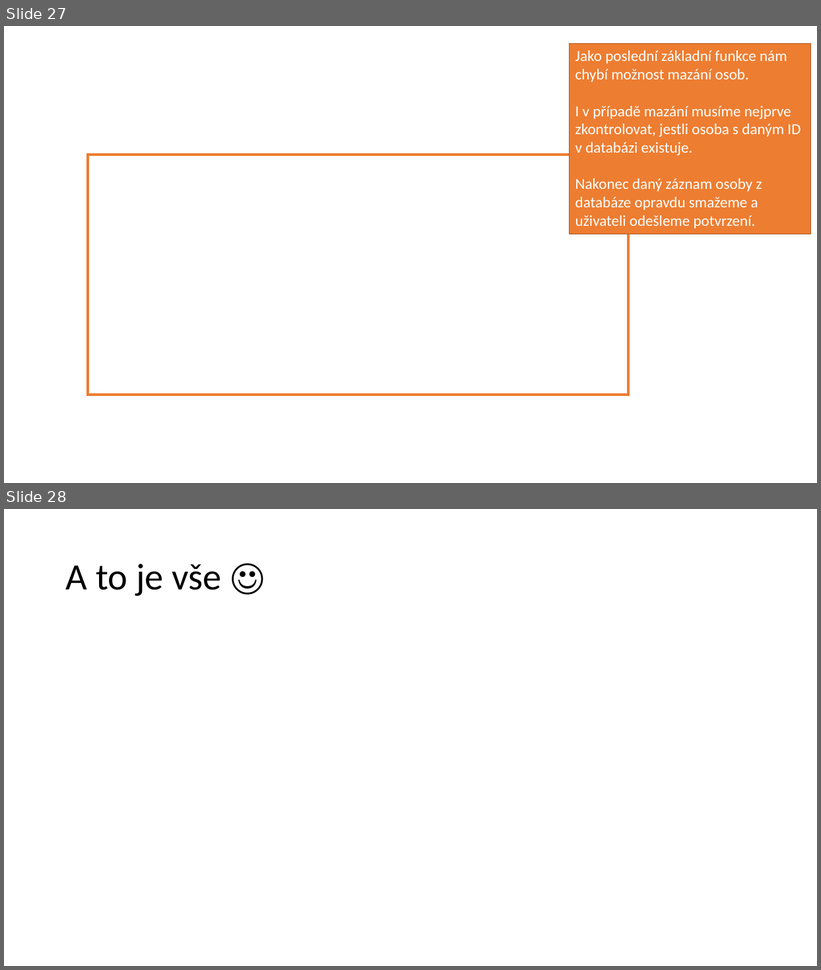
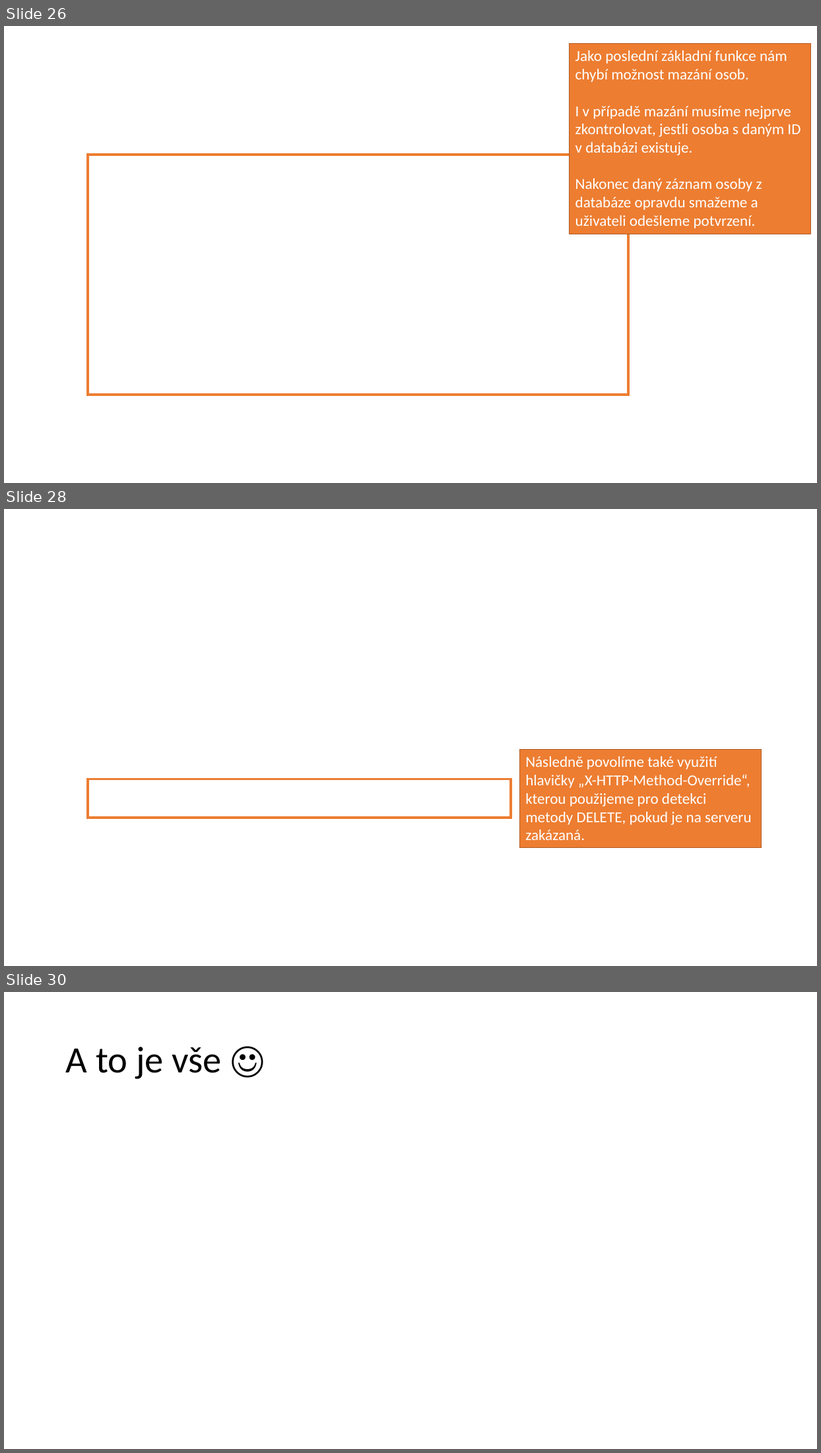
Before and after one commit to 4iz278/cviceni, a slide deck: 15-rest-api/15-api-persons/prezentace-postup-vyvoje-rest-api.pptx. Shown one above the other, each under a label of ours: slides 27 and 28 before the commit, slides 26, 28 and 30 after it; the slides between them are not shown. The pictures are 821x970 and 821x1453 pixels, drawn with LibreOffice and Linux fonts; fonts in the diff are those of the drawing; background and template pictures are left out. Boxes give left, top, right and bottom in pixels: in the first picture for what was removed or moved away, otherwise in the second. Text is boxed around its words. In the diff, an @@ line names an element or a change of style, - is before the commit and + after.

```diff
--- a/15-rest-api/15-api-persons/prezentace-postup-vyvoje-rest-api.pptx
+++ b/15-rest-api/15-api-persons/prezentace-postup-vyvoje-rest-api.pptx
@@ slide 28 added at box(4, 509, 817, 966), background picture (left out) @@
@@ rectangle added at box(520, 749, 762, 848), fill #ED7D31, outline #AF5C24 1 pt, 18 pt, text #FFFFFF @@
+Následně povolíme také využití hlavičky „X-HTTP-Method-Override“, kterou použijeme pro detekci metody DELETE, pokud je na serveru zakázaná.
@@ rectangle added at box(88, 779, 511, 819), outline #ED7D31 3 pt @@
@@ what was slide 27 is now slide 26 @@
@@ what was slide 28 is now slide 30 @@
```
Also in this commit, not shown: 3 slides changed, 2 other slides added, 1 slide removed, 24 other files.
